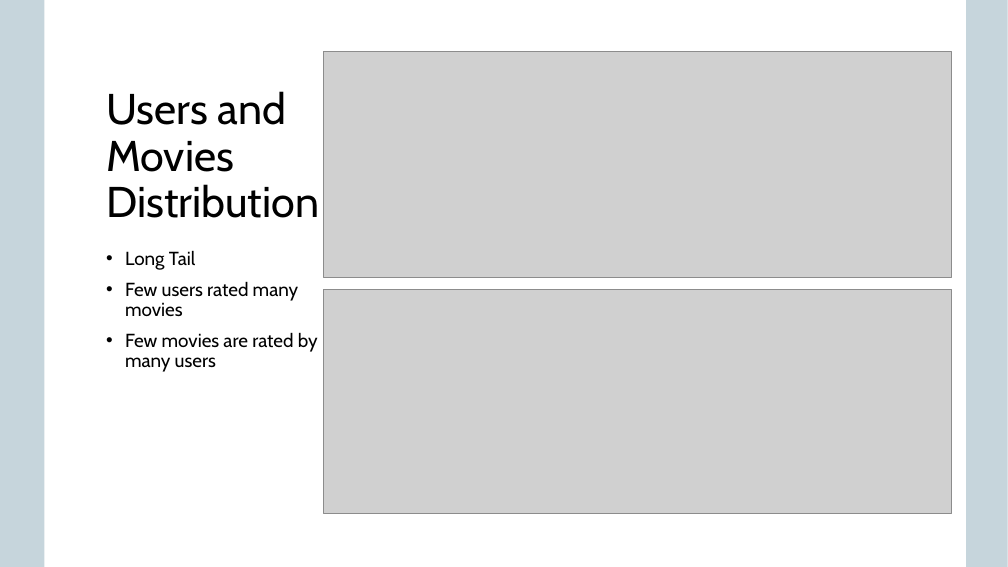
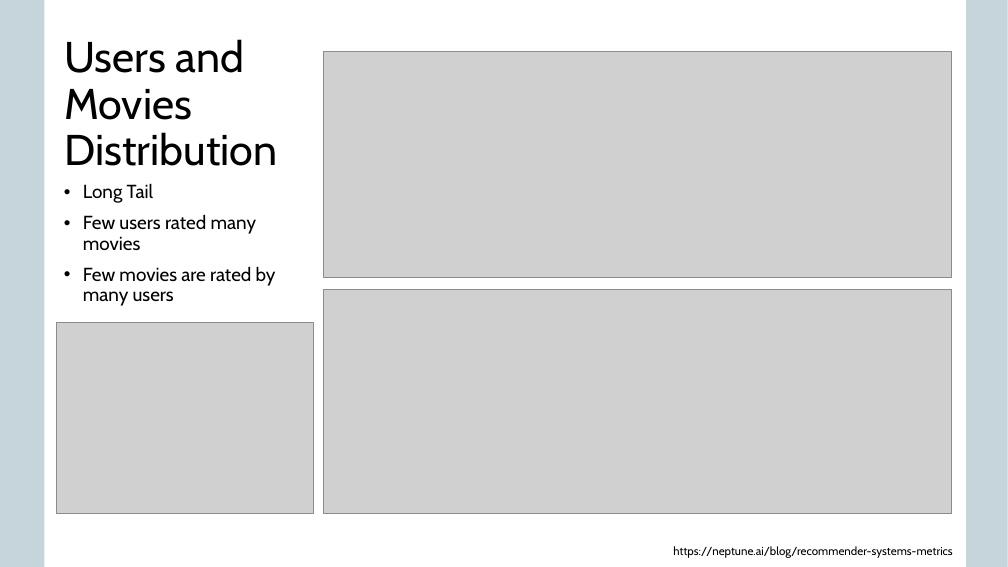
Before and after one commit to Peeyush4/MSML651-PySpark-Movie-Recommendation, a slide deck: slide 13 of Recommendation System using PySpark.pptx (slide 5 before the commit). Drawn at 1008x567 pixels with LibreOffice and Linux fonts; fonts in the diff are those of the drawing; grey boxes stand for pictures; background and template pictures are left out. Boxes give left, top, right and bottom in pixels: in the first picture for what was removed or moved away, otherwise in the second. Text is boxed around its words. In the diff, an @@ line names an element or a change of style, - is before the commit and + after.

```diff
--- a/Recommendation System using PySpark.pptx
+++ b/Recommendation System using PySpark.pptx
@@ title "Users and Movies Distribution": place and size @@
-title "Users and Movies Distribution" at [106,91,319,218]
+title "Users and Movies Distribution" at [64,39,277,166]
@@ text "Long Tail": place and size @@
-text "Long Tail" at [125,250,318,372]
+text "Long Tail" at [83,183,276,306]
@@ picture added at [57,323,314,514] @@
@@ text added at [673,546,952,558], 11 pt, text #000000 @@
+https://neptune.ai/blog/recommender-systems-metrics
```
Also in this commit, not shown: 5 other slides changed, 21 slides added, 3 slides removed, 1 other file.
